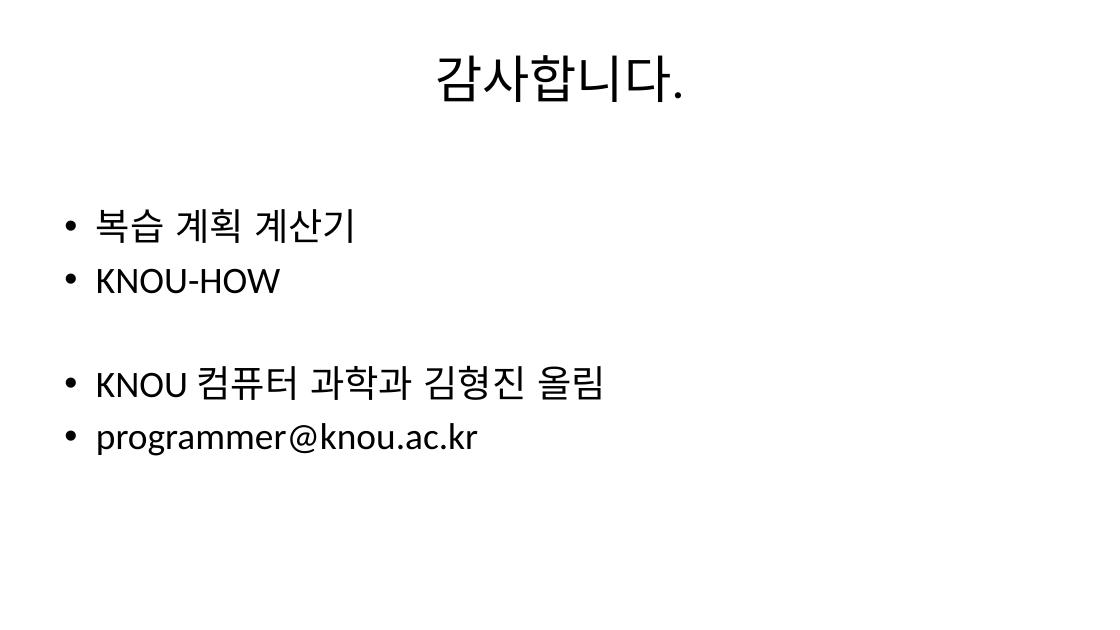
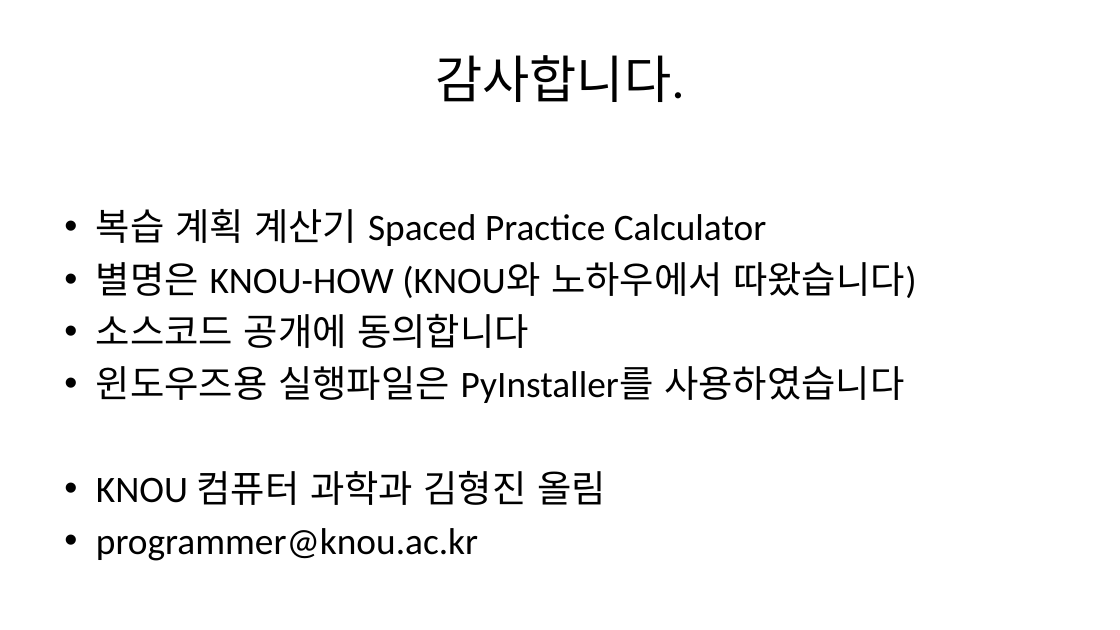
Before and after one commit to bubjoin/spaced-practice, a slide deck: slide 7 of PPT/spc.pptx. Drawn at 1120x630 pixels with LibreOffice and Linux fonts; fonts in the diff are those of the drawing. Boxes give left, top, right and bottom in pixels: in the first picture for what was removed or moved away, otherwise in the second. Text is boxed around its words. In the diff, an @@ line names an element or a change of style, - is before the commit and + after.

```diff
--- a/PPT/spc.pptx
+++ b/PPT/spc.pptx
@@ text at (x1=96, y1=209, x2=917, y2=403): text changed @@
-• 복습 계획 계산기
-• KNOU-HOW
+• 복습 계획 계산기 Spaced Practice Calculator
+• 별명은 KNOU-HOW (KNOU와 노하우에서 따왔습니다)
+• 소스코드 공개에 동의합니다
+• 윈도우즈용 실행파일은 PyInstaller를 사용하였습니다
```
Also in this commit, not shown: 2 other slides changed.
